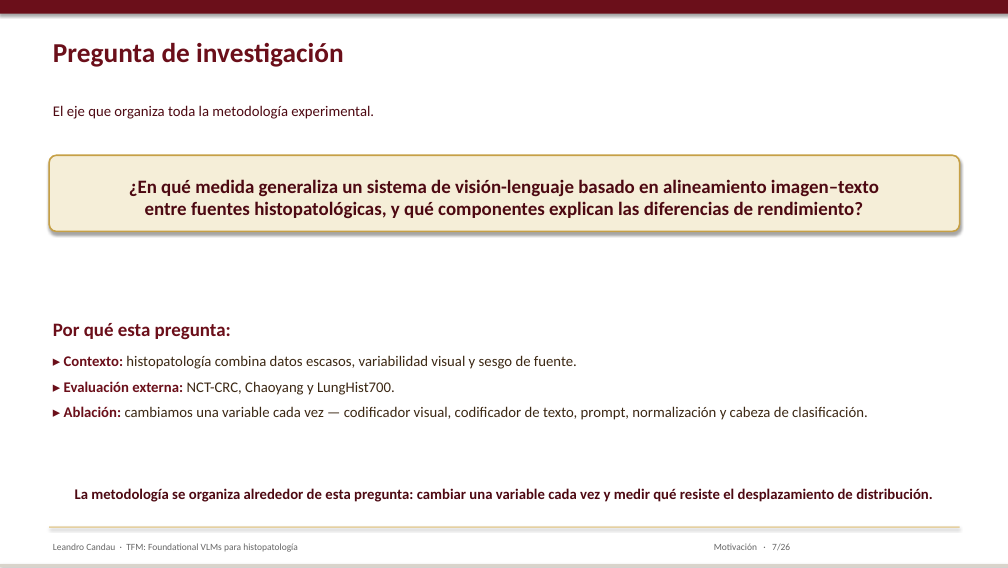
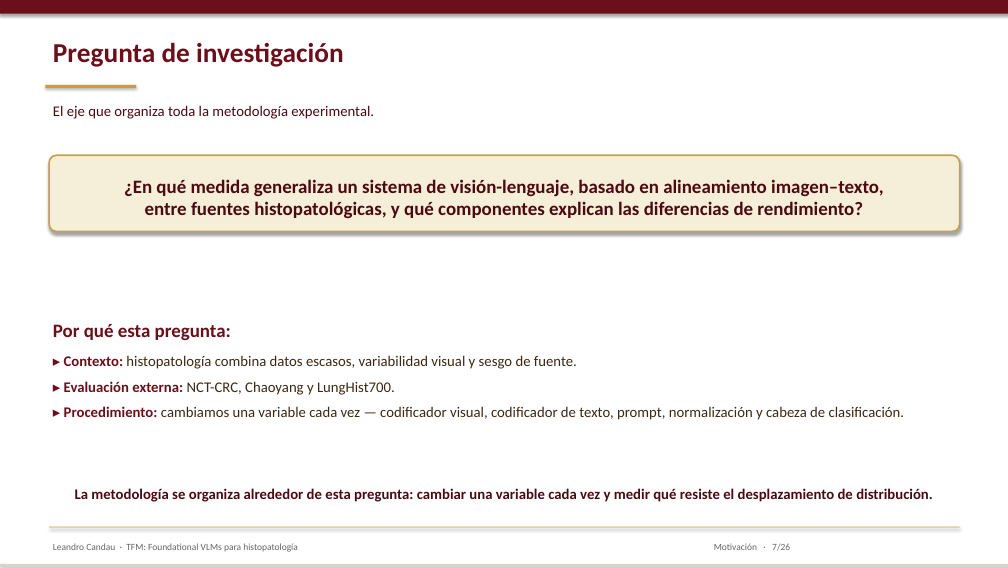
Before and after one commit to lcandau/histopathology-clip-lab, a slide deck: slide 7 of report/TFM_defense.pptx. Drawn at 1008x568 pixels with LibreOffice and Linux fonts; fonts in the diff are those of the drawing. Boxes give left, top, right and bottom in pixels: in the first picture for what was removed or moved away, otherwise in the second. Text is boxed around its words. In the diff, an @@ line names an element or a change of style, - is before the commit and + after.

```diff
--- a/report/TFM_defense.pptx
+++ b/report/TFM_defense.pptx
@@ rectangle added at (x1=45, y1=85, x2=136, y2=88), fill #C9A227 @@
@@ text at (x1=124, y1=179, x2=884, y2=196): text changed @@
-¿En qué medida generaliza un sistema de visión-lenguaje basado en alineamiento imagen–texto
+¿En qué medida generaliza un sistema de visión-lenguaje, basado en alineamiento imagen–texto,
@@ text at (x1=64, y1=406, x2=905, y2=420): text changed @@
-▸ Ablación: cambiamos una variable cada vez — codificador visual, codificador de texto, prompt, normalización y cabeza de clasificación.
+▸ Procedimiento: cambiamos una variable cada vez — codificador visual, codificador de texto, prompt, normalización y cabeza de clasificación.
```
Also in this commit, not shown: 28 other slides changed.
